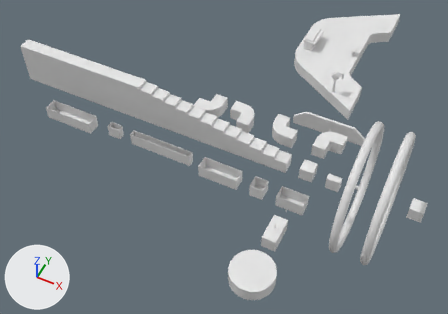
One commit to the FBX model Assets/Meshes/Meshes_v5.fbx: the scene before it, then after it.
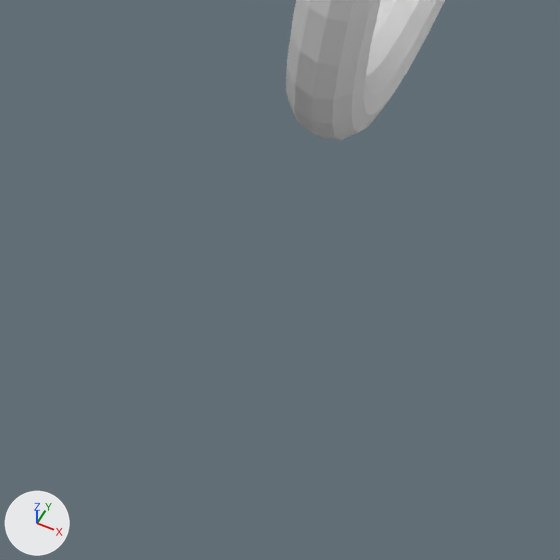
The first picture shows the older version from a 50 mm lens placed at (38.9, -283.5, 334.5), pointed at (-108.6, 11.6, -34.3). The close-ups show both versions on the part from 66% to 80% of the width and 76% to 96% of the height of that picture; other places that the commit changed are outside them. Arrows for +X, +Y and +Z are at lower left; the lights stay in place. Where no turn or scale is listed for an object, it has been applied to the vertices.

In view in the first close-up: 'SecondTorus'.
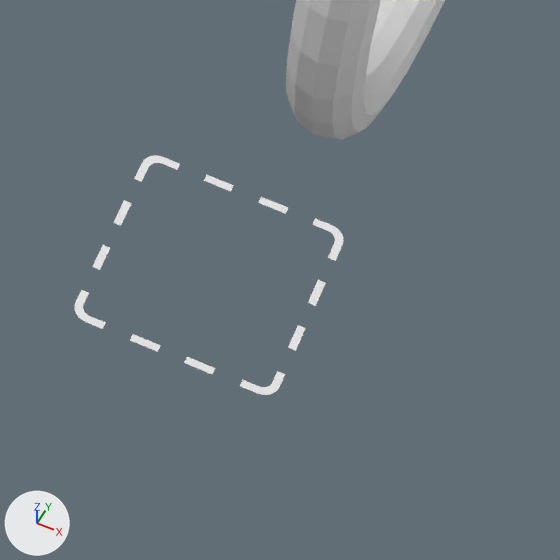
Changed parts and their boxes [x1, y1, x2, y2] in the close-ups (560 x 560 px):
'BonusOutline', added
    after: [75, 155, 344, 395]

The change in detail:
Mesh me_plane is new.
It has 104 vertices, 14 faces and spans x -7.5..7.5, y -7.5..7.5, z 0.0.
Object 'BonusOutline' (ob_bonusoutline) is new; it shows me_plane.
Its location is (0.0, -71.82, 0.0).
